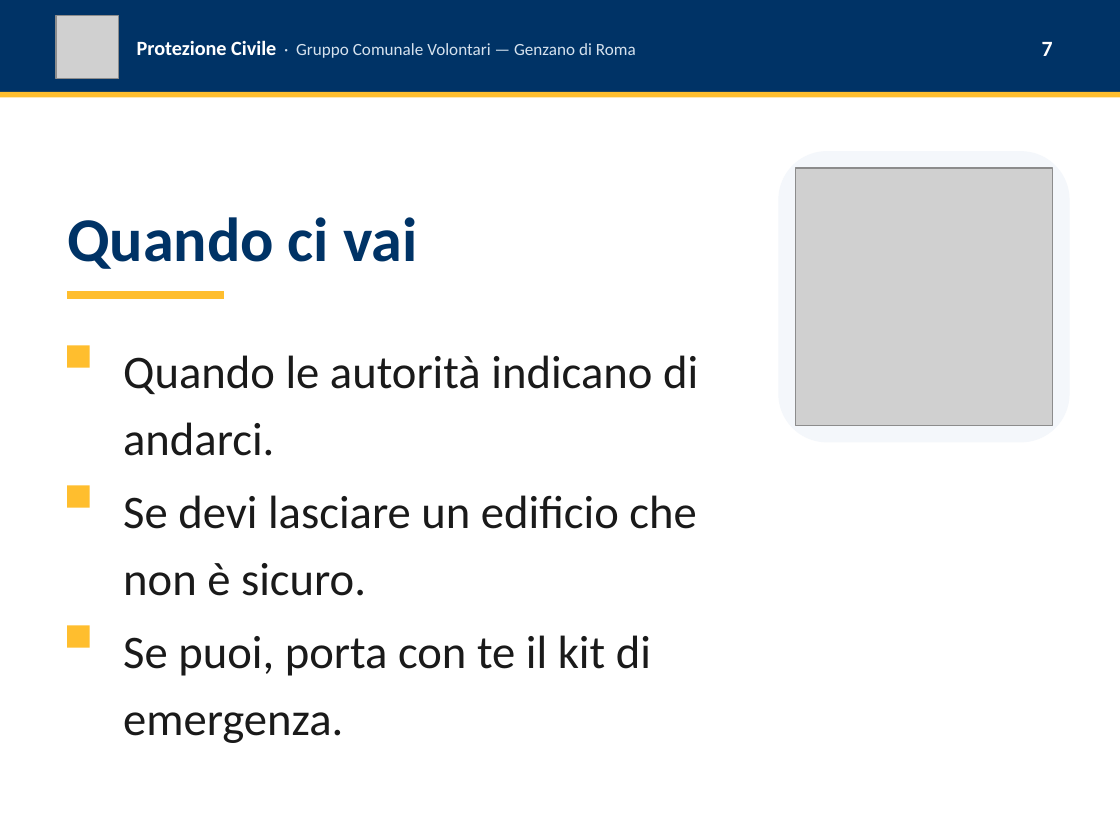
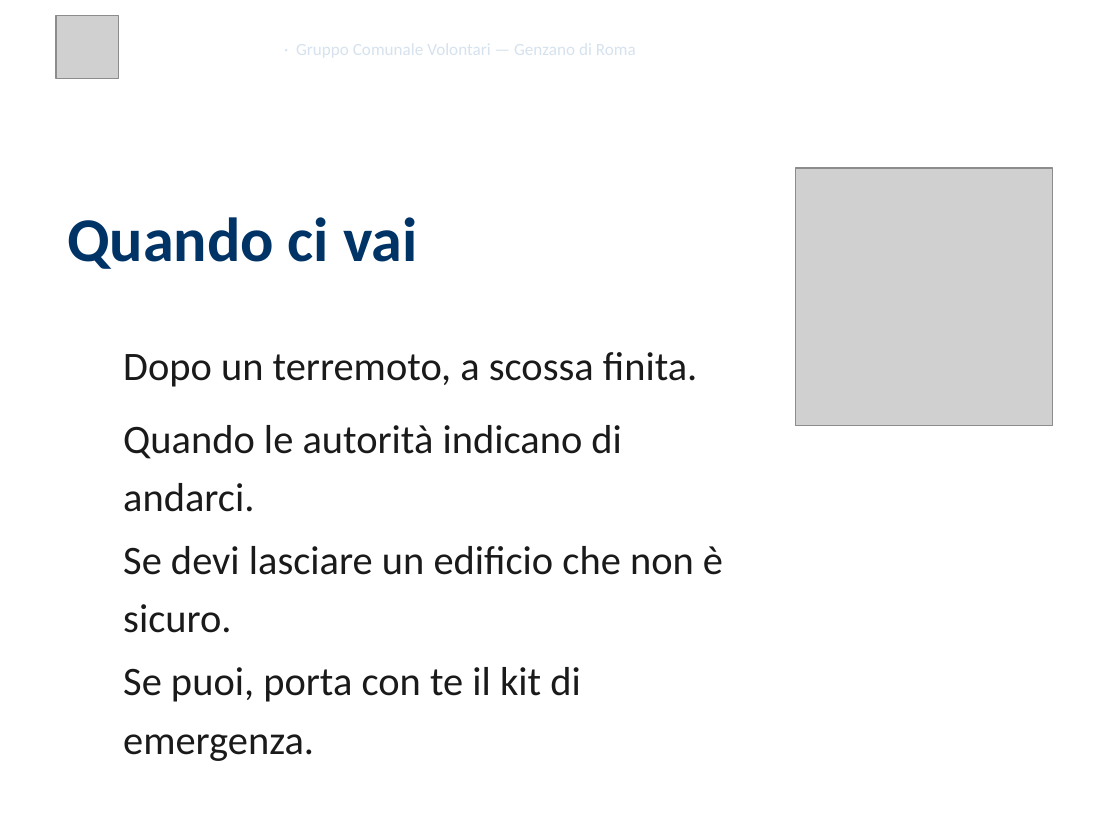
Before and after one commit to SviluppoItaliaDigitale/sito-pc-genzano, a slide deck: slide 7 of static/presentazioni/2026-05-30-aree-emergenza-presentazione-4x3.pptx. Drawn at 1120x840 pixels with LibreOffice and Linux fonts; fonts in the diff are those of the drawing; grey boxes stand for pictures; background and template pictures are left out. Boxes give left, top, right and bottom in pixels: in the first picture for what was removed or moved away, otherwise in the second. Text is boxed around its words. In the diff, an @@ line names an element or a change of style, - is before the commit and + after.

```diff
--- a/static/presentazioni/2026-05-30-aree-emergenza-presentazione-4x3.pptx
+++ b/static/presentazioni/2026-05-30-aree-emergenza-presentazione-4x3.pptx
@@ rectangle removed at [0, 0, 1120, 92] @@
@@ rectangle removed at [0, 92, 1120, 97] @@
@@ rectangle removed at [67, 291, 224, 299] @@
@@ rectangle removed at [67, 345, 90, 367] @@
@@ text added at [123, 352, 698, 387], 26 pt, text #1A1A1A @@
+Dopo un terremoto, a scossa finita.
@@ size 30 to 26 pt in 3 elements at [123, 667, 580, 761], [123, 546, 723, 633], [123, 425, 622, 512] @@
@@ text "Quando le autorità indicano di ...": place and size @@
-text "Quando le autorità indicano di ..." at [123, 355, 698, 456]
+text "Quando le autorità indicano di ..." at [123, 425, 622, 512]
@@ rectangle removed at [67, 485, 90, 507] @@
@@ text "Se devi lasciare un edificio ...": place and size @@
-text "Se devi lasciare un edificio ..." at [123, 495, 696, 596]
+text "Se devi lasciare un edificio ..." at [123, 546, 723, 633]
@@ rectangle removed at [67, 625, 90, 647] @@
@@ text "Se puoi, porta con te ...": place and size @@
-text "Se puoi, porta con te ..." at [123, 635, 651, 743]
+text "Se puoi, porta con te ..." at [123, 667, 580, 761]
```
Also in this commit, not shown: 13 other slides changed, 35 other files.
